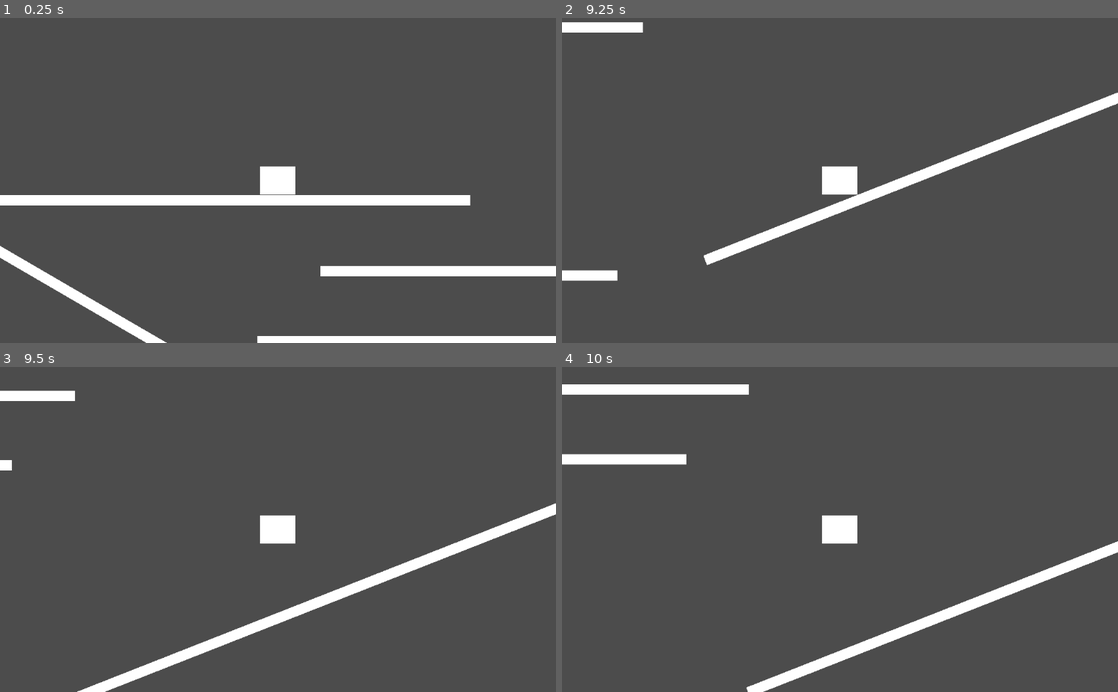
Above: before the commit, frames 1-4 (two rows, left to right).
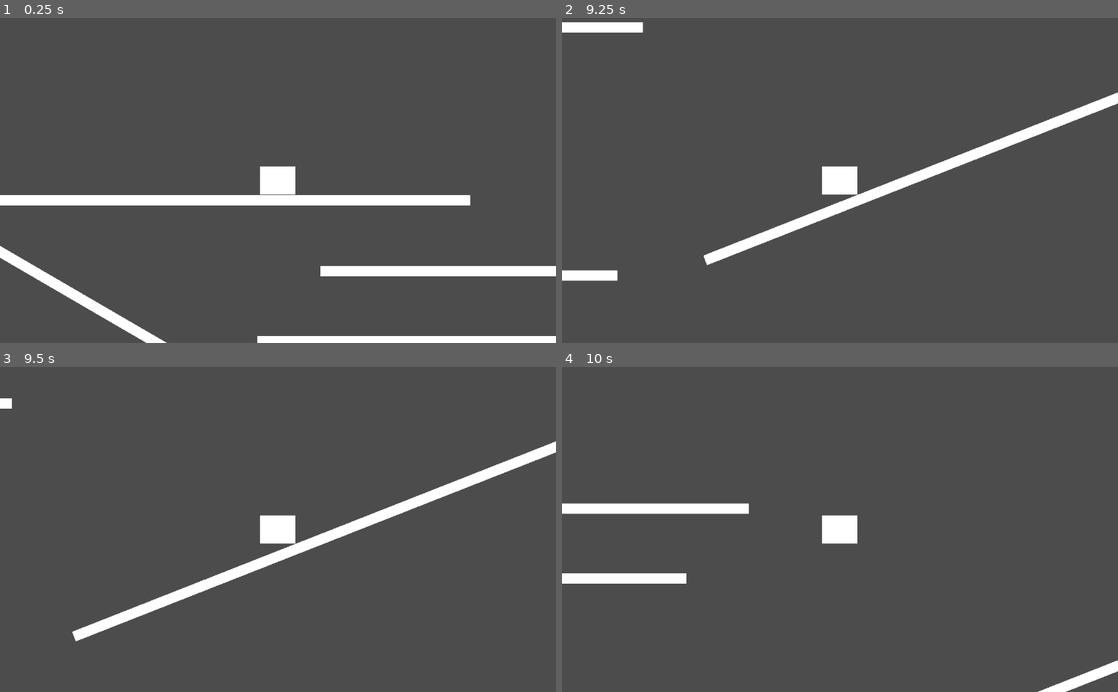
Above: after the commit, the same moments.

Repository: leo1mml/godot-studies
Game: Godot game, scene res://Main.tscn
Two runs of this game, one before a commit and one after it. Both use one fixed random seed, a clock stepped at 60 frames per second and the inputs below.
Inputs:
- Up to frame 1 (0.25 s): no input
- Up to frame 2 (9.25 s): tap Enter at 0.5 s; hold Right (ui_right) 0.53-2.03 s; tap Space (jump) at 0.6, 0.77, 1.07, 1.25, 1.35, 1.52, 1.82, 2.1, 2.85, 3.02, 3.32, 3.6, 3.77, 4.07, 4.35, 4.52, 4.82, 5.1, 5.85, 6.02, 6.32, 6.6, 6.77, 7.07, 7.35, 7.52, 7.82, 8.1, 8.85, 9.02 s; hold Left (ui_left) 2.03-2.78 s; hold Right (ui_right) 2.78-4.28 s; hold Left (ui_left) 4.28-5.03 s; hold Right (ui_right) 5.03-5.78 s; hold Left (ui_left) 5.78-7.28 s; hold Right (ui_right) from 7.28 s (still down)
- Up to frame 3 (9.5 s): keep holding Right (ui_right); tap Space (jump) at 9.32 s
- Up to frame 4 (10 s): release Right (ui_right) at 9.53 s; hold Left (ui_left) from 9.53 s (still down); tap Space (jump) at 9.6, 9.77 s

Frames 1-2 are identical in both runs. In frame 3, 6.6% of the frame differs, in the area x 0-100%, y 7-100%; in frame 4, 6.5%.

Commit message:
Use move and slide with snap

Diff:
--- a/Player.gd
+++ b/Player.gd
@@ -7,7 +7,7 @@
 var jump_speed: float
 var run_speed: float
 var velocity = Vector2()
-const time_on_air_to_jump = 0.2
+const MAX_TIME_ON_AIR_TO_JUMP = 0.2
 var time_on_air = 0.0
 
 
@@ -23,10 +23,10 @@
 func get_input(delta):
 	var right = Input.is_action_pressed('ui_right')
 	var left = Input.is_action_pressed('ui_left')
-	var jump = Input.is_action_just_pressed("jump")
+	var isJumpJustPressed = Input.is_action_just_pressed("jump")
 	time_on_air = time_on_air + delta if !is_on_floor() else 0.0
 
-	if time_on_air <= time_on_air_to_jump and jump:
+	if time_on_air <= MAX_TIME_ON_AIR_TO_JUMP and isJumpJustPressed:
 		velocity.y = jump_speed
 	if right:
 		velocity.x = run_speed
@@ -36,6 +36,7 @@
 		velocity.x = 0
 
 func _physics_process(delta):
+	var snap = Vector2.DOWN * 16 if is_on_floor() else Vector2.ZERO
 	velocity.y += gravity * delta
 	get_input(delta)
-	velocity = move_and_slide(velocity, Vector2(0, -1), true)
+	velocity = move_and_slide_with_snap(velocity, snap, Vector2.UP, true)
